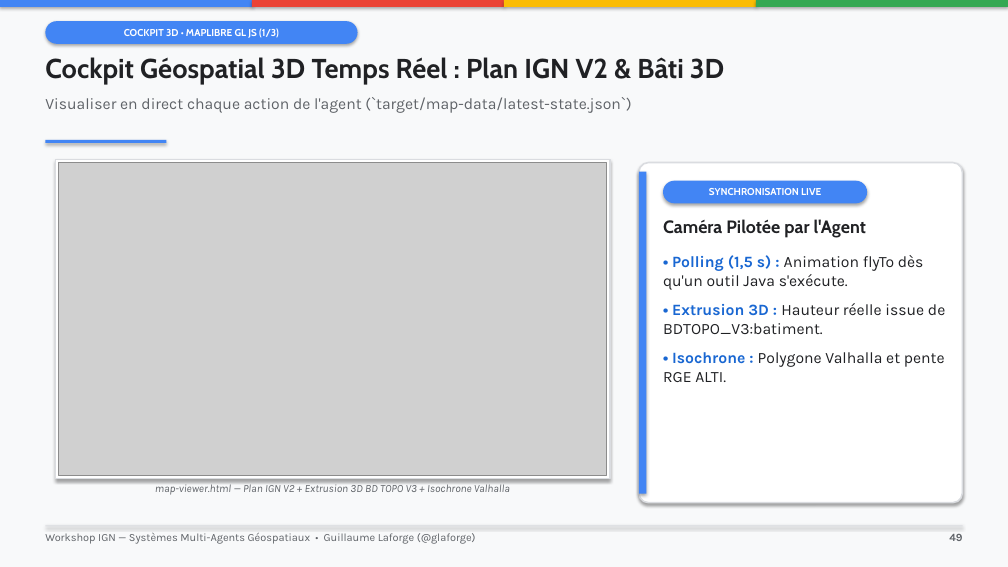
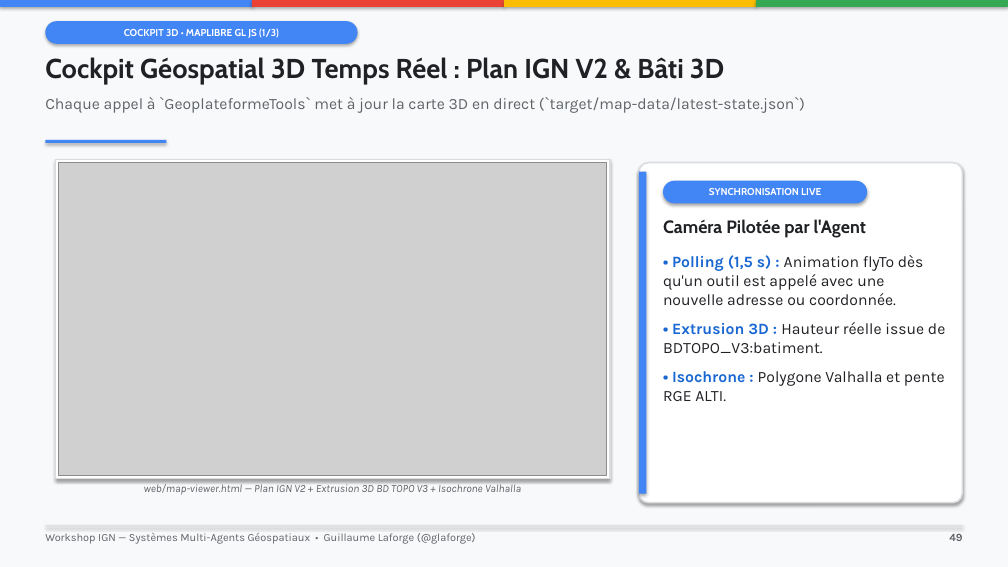
Before and after one commit to glaforge/ign-agentic, a slide deck: slide 49 of docs/presentation-workshop-ign.pptx. Drawn at 1008x567 pixels with LibreOffice and Linux fonts; fonts in the diff are those of the drawing; grey boxes stand for pictures. Boxes give left, top, right and bottom in pixels: in the first picture for what was removed or moved away, otherwise in the second. Text is boxed around its words. In the diff, an @@ line names an element or a change of style, - is before the commit and + after.

```diff
--- a/docs/presentation-workshop-ign.pptx
+++ b/docs/presentation-workshop-ign.pptx
@@ text at (x1=45, y1=97, x2=805, y2=113): text changed @@
-Visualiser en direct chaque action de l'agent (`target/map-data/latest-state.json`)
+Chaque appel à `GeoplateformeTools` met à jour la carte 3D en direct (`target/map-data/latest-state.json`)
@@ text at (x1=663, y1=255, x2=924, y2=305): text changed @@
-• Polling (1,5 s) : Animation flyTo dès qu'un outil Java s'exécute.
+• Polling (1,5 s) : Animation flyTo dès qu'un outil est appelé avec une nouvelle adresse ou coordonnée.
@@ text at (x1=144, y1=482, x2=521, y2=495): text changed @@
-map-viewer.html — Plan IGN V2 + Extrusion 3D BD TOPO V3 + Isochrone Valhalla
+web/map-viewer.html — Plan IGN V2 + Extrusion 3D BD TOPO V3 + Isochrone Valhalla
```
Also in this commit, not shown: 4 other slides changed, 9 other files.
